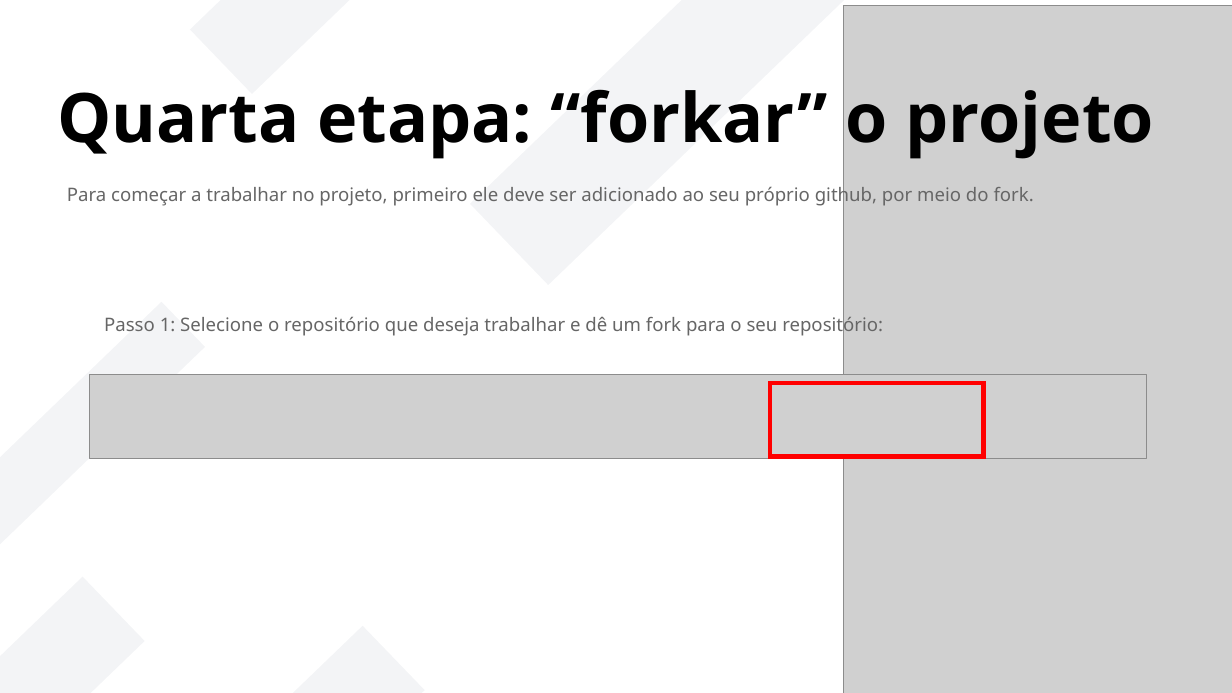
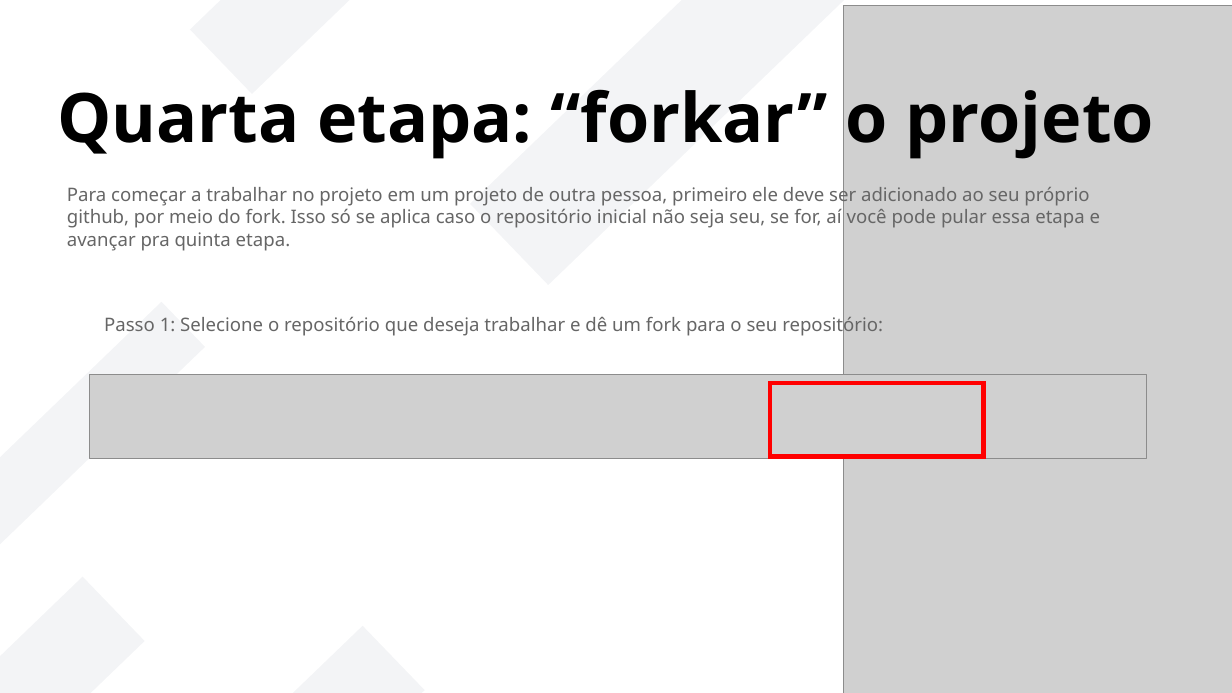
Before and after one commit to LORENZOCIRCELLI/Course-GitHubMasterclass, a slide deck: slide 12 of Documentos/slides/Git e Github.pptx. Drawn at 1232x693 pixels with LibreOffice and Linux fonts; fonts in the diff are those of the drawing; grey boxes stand for pictures. Boxes give left, top, right and bottom in pixels: in the first picture for what was removed or moved away, otherwise in the second. Text is boxed around its words. In the diff, an @@ line names an element or a change of style, - is before the commit and + after.

```diff
--- a/Documentos/slides/Git e Github.pptx
+++ b/Documentos/slides/Git e Github.pptx
@@ text at [67, 184, 1100, 251]: text changed @@
-Para começar a trabalhar no projeto, primeiro ele deve ser adicionado ao seu próprio github, por meio do fork.
+Para começar a trabalhar no projeto em um projeto de outra pessoa, primeiro ele deve ser adicionado ao seu próprio
+github, por meio do fork. Isso só se aplica caso o repositório inicial não seja seu, se for, aí você pode pular essa etapa e
+avançar pra quinta etapa.
```
Also in this commit, not shown: 1 other slide changed, 1 other file.
